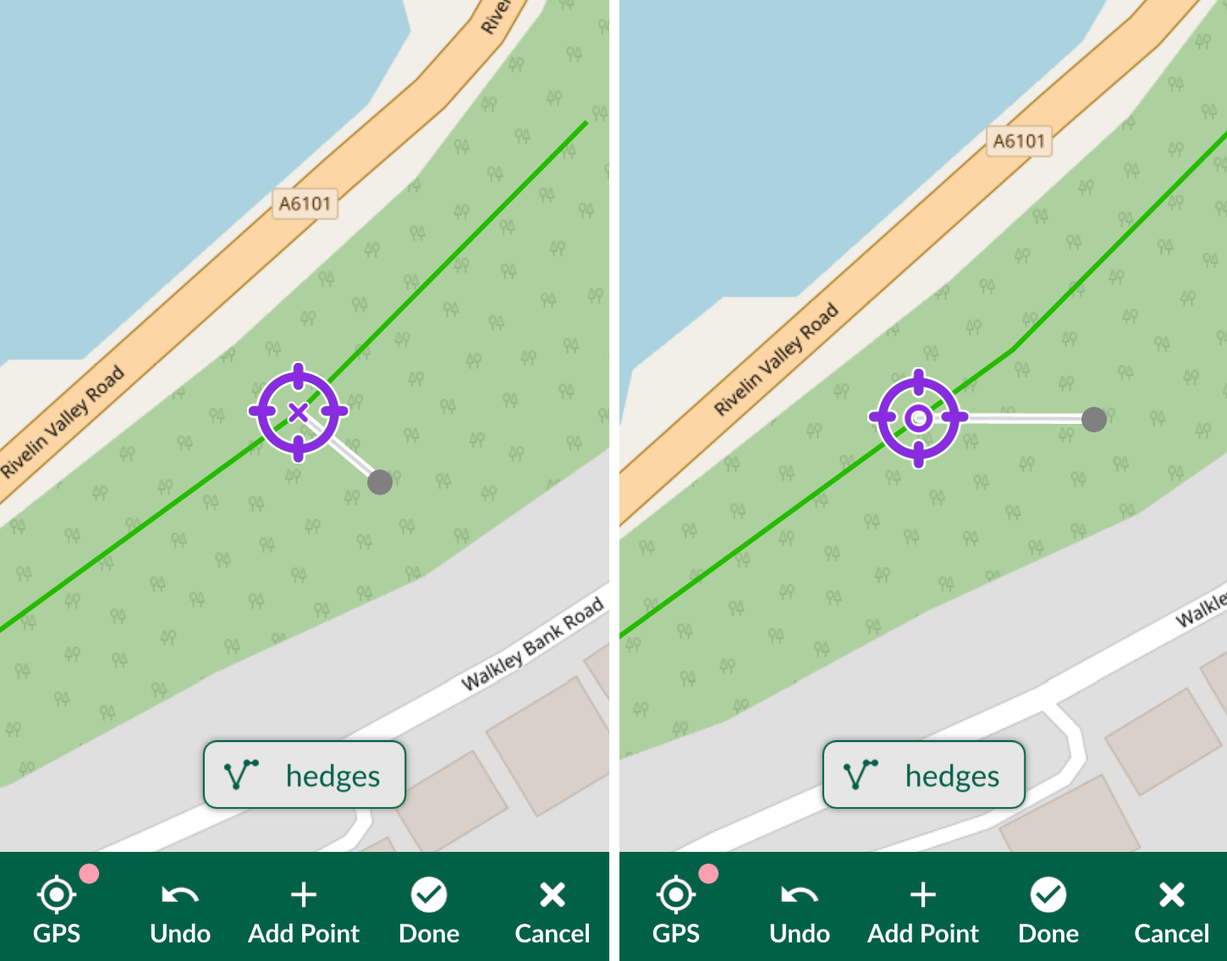
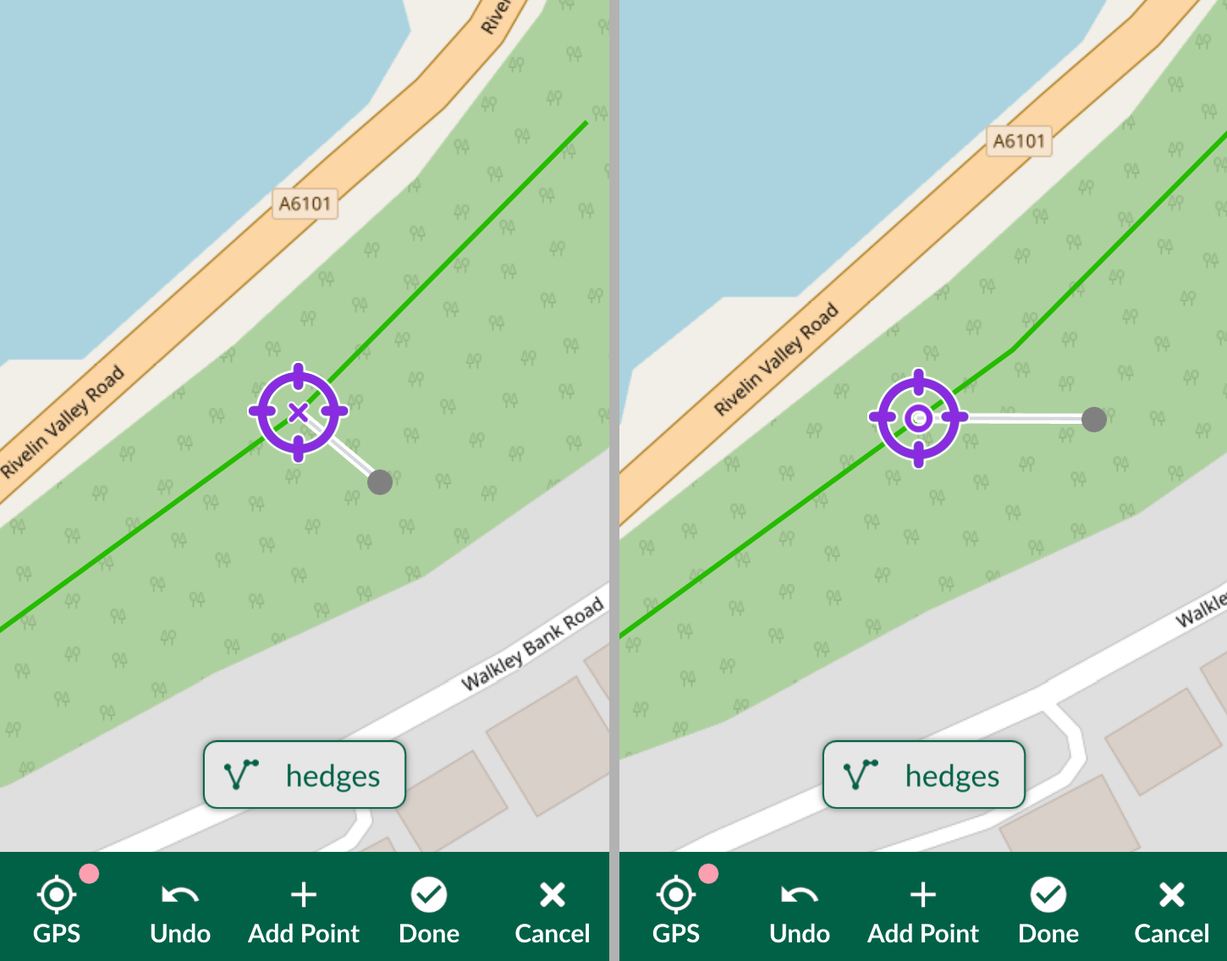
Layered file, before and after one edit (1227×961). Changes by layer:
painted on "Pasted Layer" over [609, 0, 620, 961]
